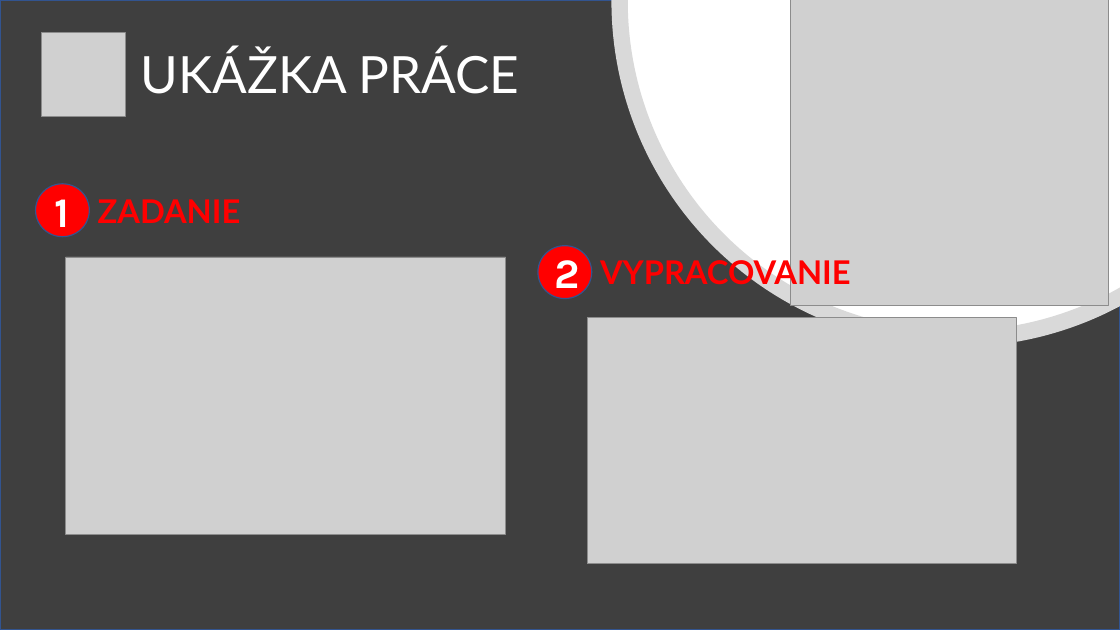
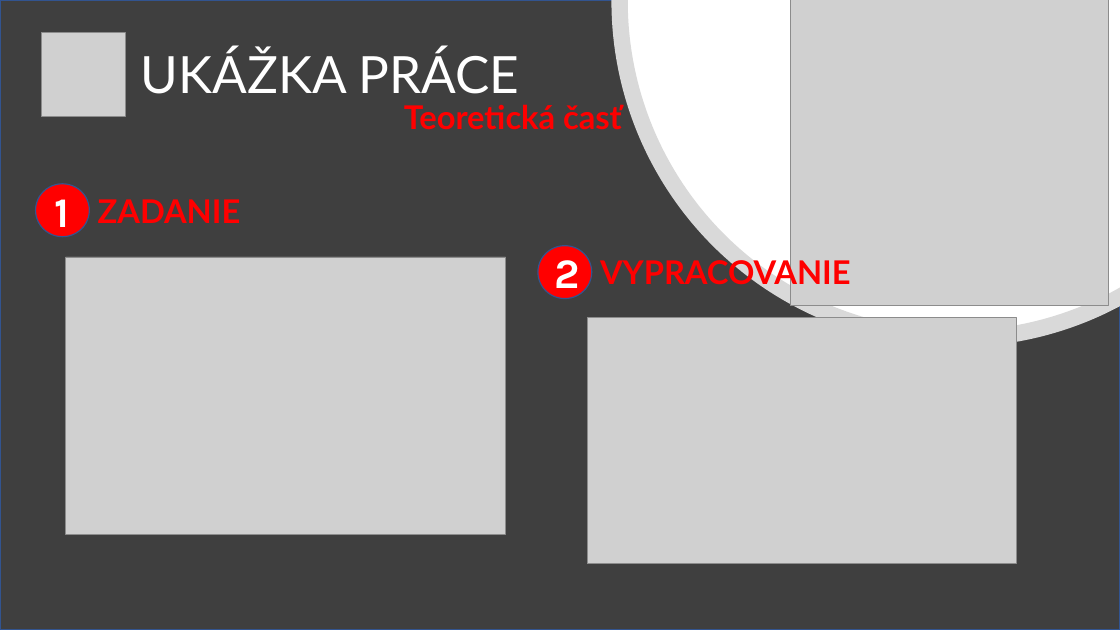
Before and after one commit to Moriacik/SOC, a slide deck: slide 4 of Prezentacia.pptx. Drawn at 1120x630 pixels with LibreOffice and Linux fonts; fonts in the diff are those of the drawing; grey boxes stand for pictures. Boxes give left, top, right and bottom in pixels: in the first picture for what was removed or moved away, otherwise in the second. Text is boxed around its words. In the diff, an @@ line names an element or a change of style, - is before the commit and + after.

```diff
--- a/Prezentacia.pptx
+++ b/Prezentacia.pptx
@@ text added at [404,104,622,130], 28 pt, text #FF0000, bold @@
+Teoretická časť
```
Also in this commit, not shown: 1 slide added, 2 other files.
